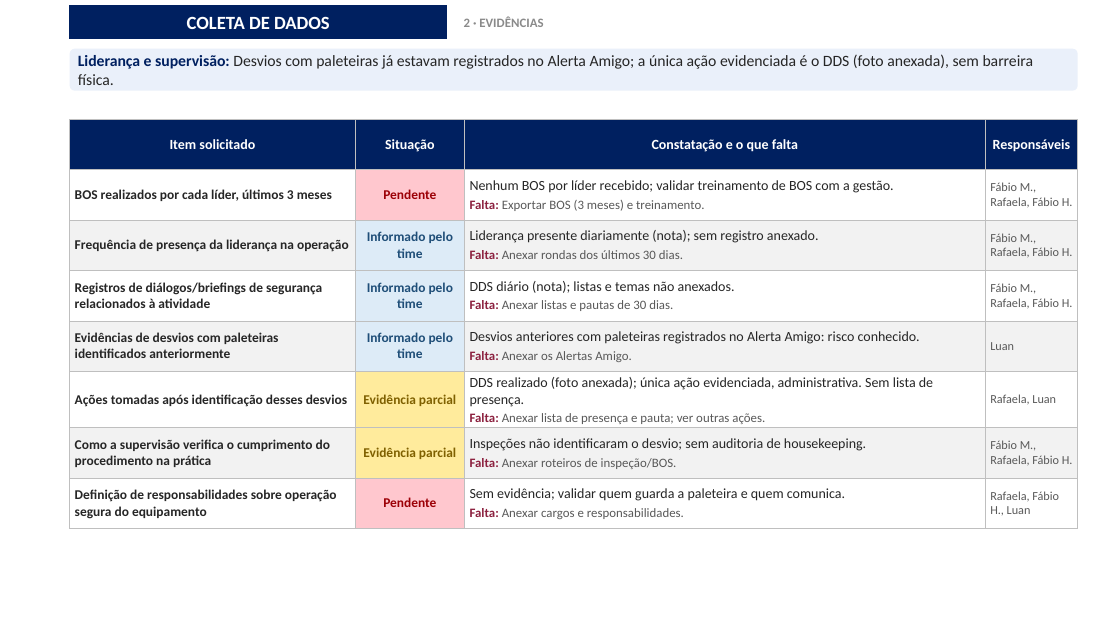
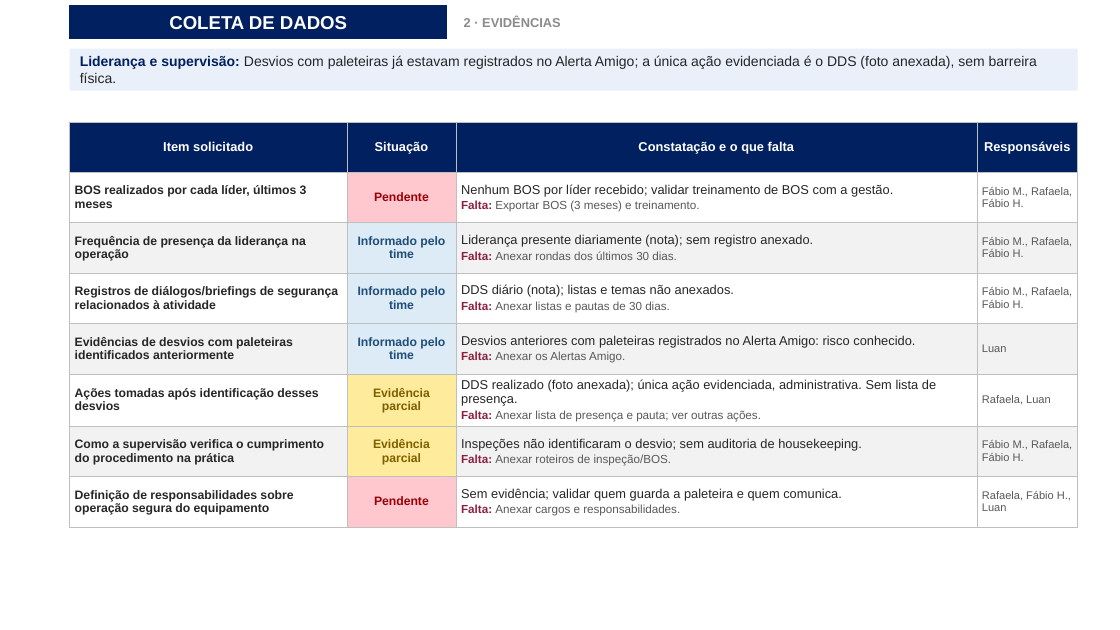
Before and after one commit to luantavarez9/hospital-seguro, a slide deck: slide 11 of entrega_acidente_GRU1/Apresentacao_Ocorrencia_Acidente_GRU_I.pptx. Drawn at 1120x630 pixels with LibreOffice and Linux fonts; fonts in the diff are those of the drawing; background and template pictures are left out. Boxes give left, top, right and bottom in pixels: in the first picture for what was removed or moved away, otherwise in the second. Text is boxed around its words. In the diff, an @@ line names an element or a change of style, - is before the commit and + after.

```diff
--- a/entrega_acidente_GRU1/Apresentacao_Ocorrencia_Acidente_GRU_I.pptx
+++ b/entrega_acidente_GRU1/Apresentacao_Ocorrencia_Acidente_GRU_I.pptx
@@ rectangle "COLETA DE DADOS" at [70,6,447,39]: font Calibri to Arial @@
@@ text "2 · EVIDÊNCIAS" at [464,18,561,27]: font Calibri to Arial @@
@@ rectangle "Liderança e supervisão: Desvios com ..." at [70,49,1078,91]: size 13.5 to 12 pt, font Calibri to Arial; rounded rectangle to rectangle @@
@@ table at [70,122,1078,525] @@
@@ size 12 to 11 pt in "Item solicitado", "Situação", "Constatação e o que falta", "Responsáveis" and 7 more places @@
@@ font Calibri to Arial @@
@@ size 11.5 to 10.5 pt in "BOS realizados por cada líder, últimos 3 ...", "Pendente", "Frequência de presença da liderança na operação", "Informado pelo time" and 10 more places @@
@@ size 11 to 10 pt in "Falta: Exportar BOS (3 meses) e treinamento.", "Falta: Anexar rondas dos últimos 30 dias.", "Falta: Anexar listas e pautas de 30 ...", "Falta: Anexar os Alertas Amigo." and 3 more places @@
@@ size 10.5 to 9.5 pt in "Fábio M., Rafaela, Fábio H.", "Fábio M., Rafaela, Fábio H.", "Fábio M., Rafaela, Fábio H.", "Luan" and 3 more places @@
```
Also in this commit, not shown: 23 other slides changed, 31 other files.
